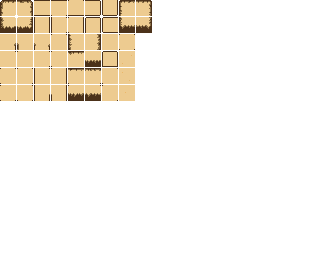
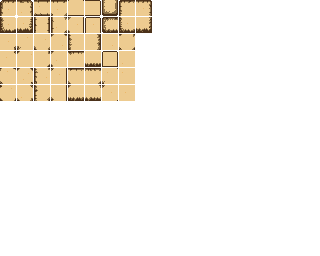
Comparing the layer stacks of the two 320×256 images. Changes:
painted on "Layer 37" over [left=0, top=0, right=151, bottom=101]
removed layer "Layer 36" over [left=120, top=25, right=135, bottom=32]
removed layer "Layer 35" over [left=0, top=0, right=151, bottom=101]
